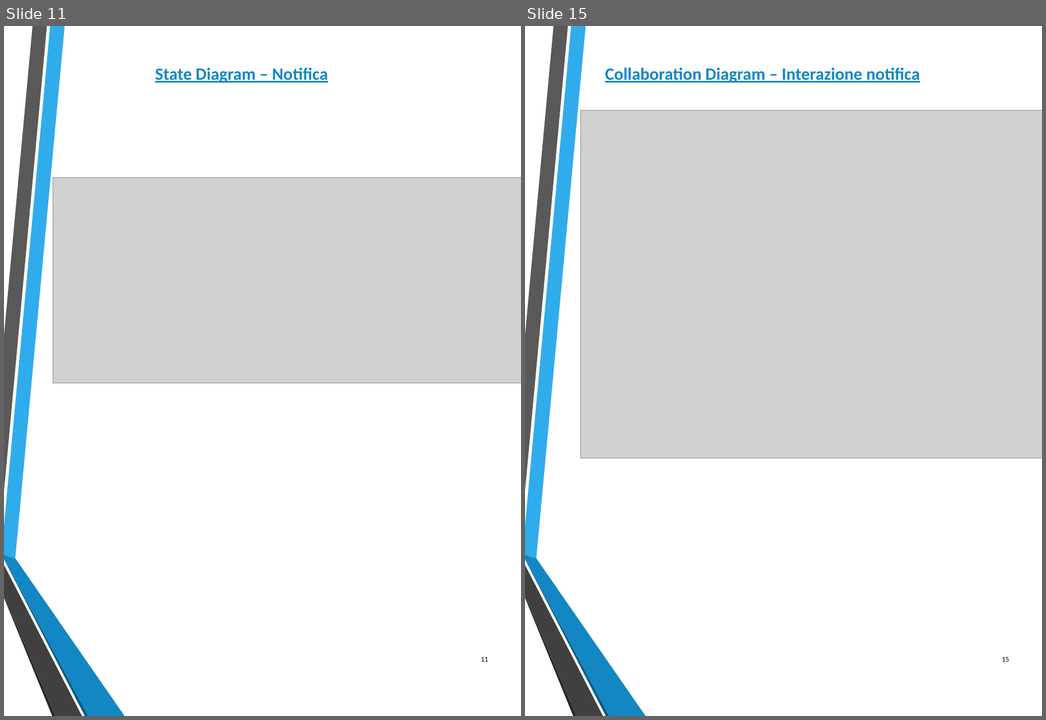
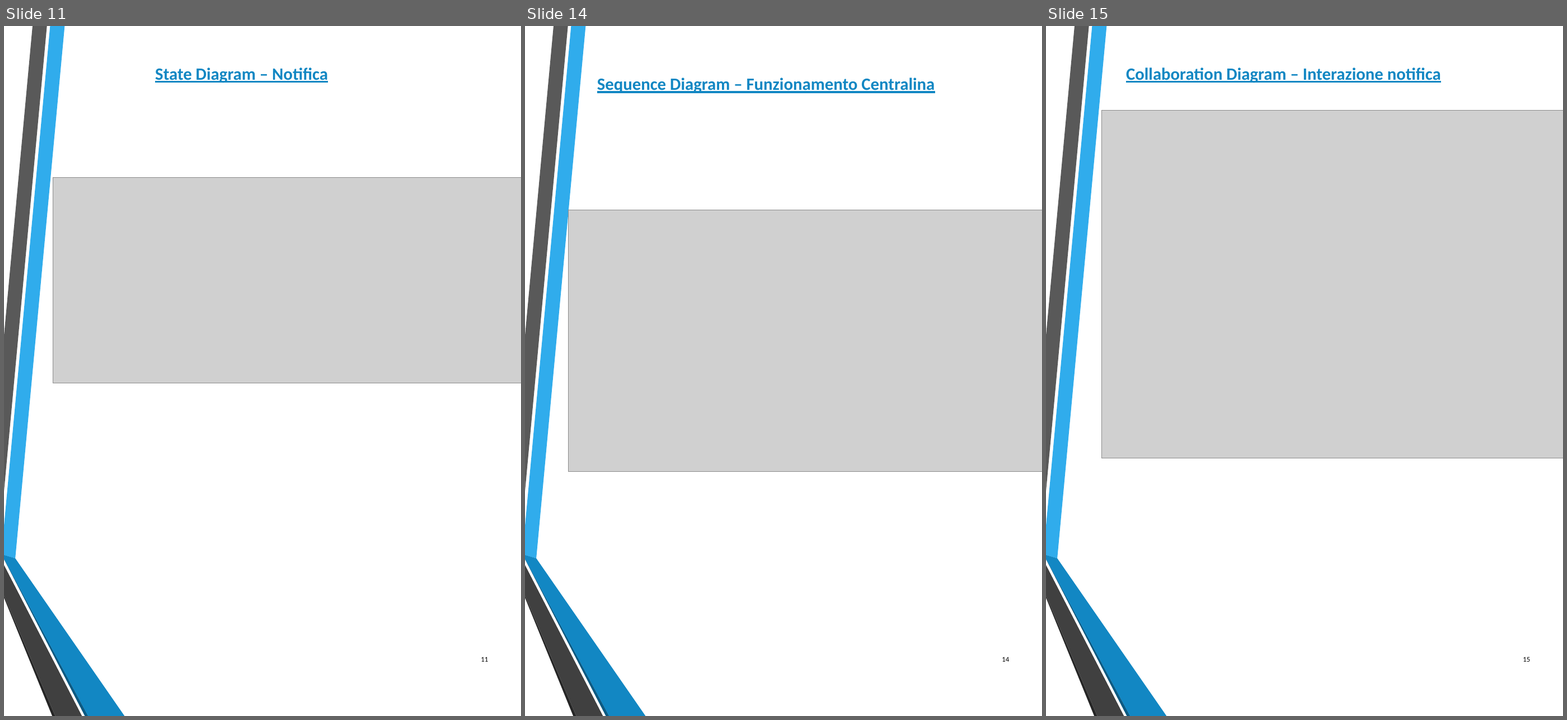
Before and after one commit to federicomegler/traffic-monitor, a slide deck: Design/Traffic_monitor.pptx. Shown side by side, each under a label of ours: slides 11 and 15 before the commit, slides 11, 14 and 15 after it; the slides between them are not shown. The pictures are 1046x720 and 1567x720 pixels, drawn with LibreOffice and Linux fonts; fonts in the diff are those of the drawing; grey boxes stand for pictures. Boxes give left, top, right and bottom in pixels: in the first picture for what was removed or moved away, otherwise in the second. Text is boxed around its words. In the diff, an @@ line names an element or a change of style, - is before the commit and + after.

```diff
--- a/Design/Traffic_monitor.pptx
+++ b/Design/Traffic_monitor.pptx
@@ slide 14 added at bbox=[525, 26, 1042, 716], background #FFFFFF; not listed: 6 template elements that a slide beside it also shows @@
@@ text added at bbox=[597, 78, 935, 93], 18 pt, text #1287C3, bold, underline @@
+Sequence Diagram – Funzionamento Centralina
@@ picture added at bbox=[569, 210, 1042, 472] @@
@@ page number added at bbox=[1002, 657, 1009, 662], 7.5 pt, text #000000 @@
+14
```
Also in this commit, not shown: 3 slides changed, 6 other slides added, 5 slides removed.
